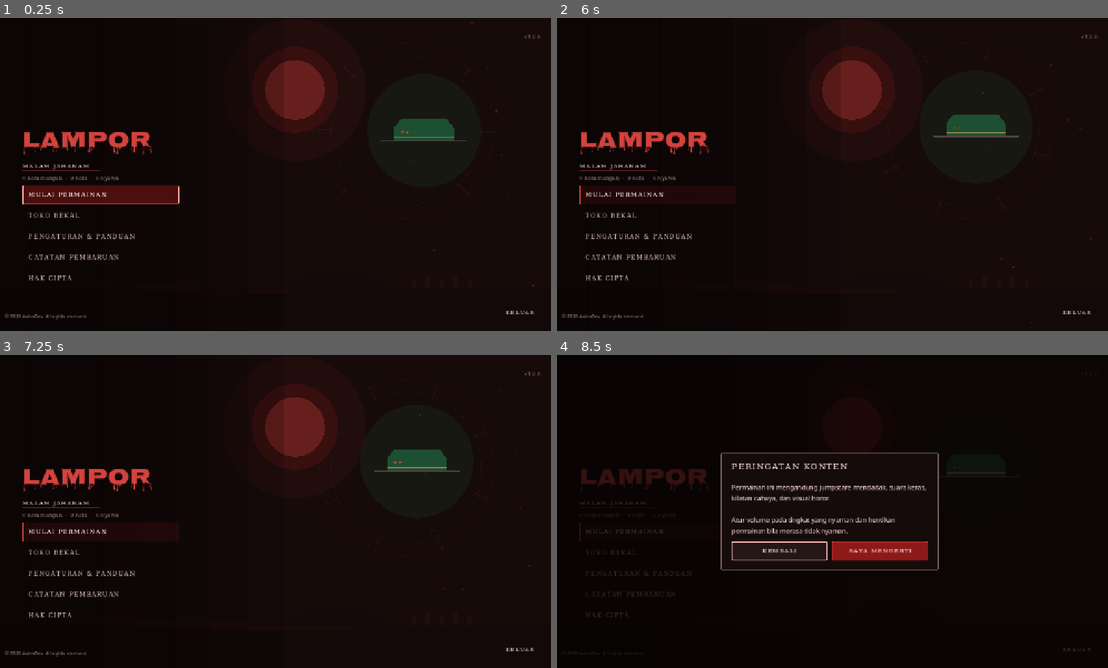
Above: before the commit, frames 1-4 (two rows, left to right).
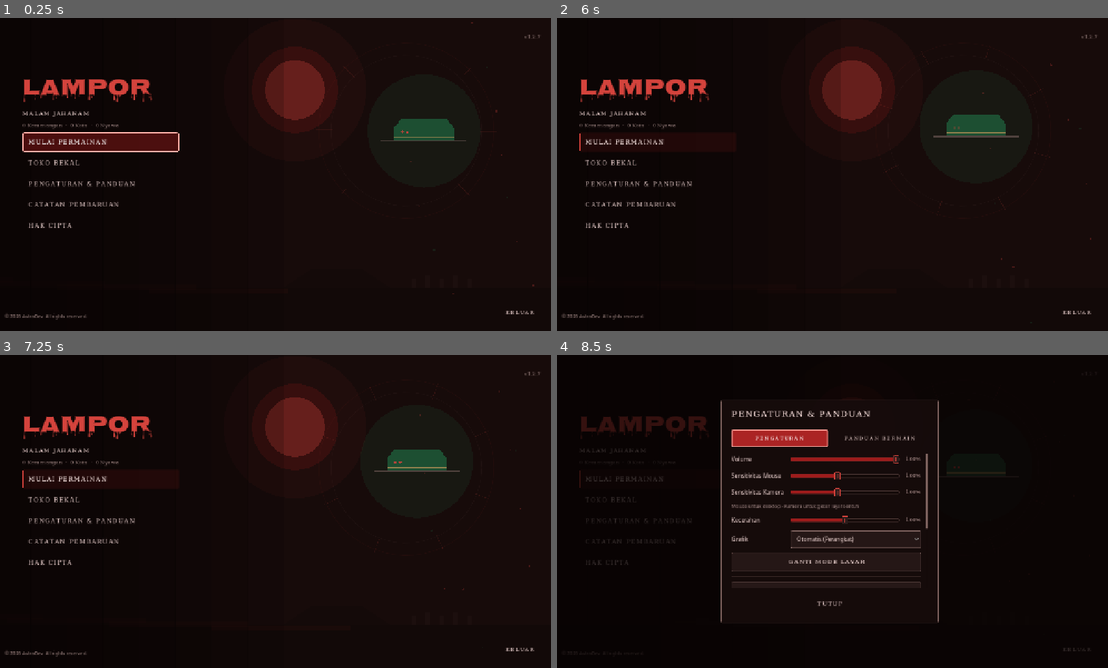
Above: after the commit, the same moments.

Repository: Reyofficial77/lampor
Game: Godot game, scene res://scenes/ui/MainMenu.tscn
Same seed, same stepped clock (60 frames per second), same inputs: the game is played once before the commit and once after it. Sound files missing from this copy of the repository are replaced by a short silence.
Inputs (mouse positions are in pixels of both pictures, inside the frame that each line leads up to):
- Up to frame 1 (0.25 s): no input
- Up to frame 2 (6 s): click "MULAI PERMAINAN" at 0.5 s; click "MULAI PERMAINAN" at 1.25 s; click "TOKO BEKAL" at 2 s; click "PENGATURAN & PANDUAN" at 2.75 s; click "CATATAN PEMBARUAN" at 3.5 s; click "HAK CIPTA" at 4.25 s; click "KELUAR" at 5 s; click "KEMBALI" at 5.75 s
- Up to frame 3 (7.25 s): tap Enter at 6.5 s; move the mouse to (396, 495) at 6.52 s; hold D (move_right) from 6.53 s (still down); hold G (drop_item) from 6.53 s (still down); click (396, 495) at 6.67 s; tap Space (jump) at 6.77 s
- Up to frame 4 (8.5 s): release D (move_right) at 7.25 s; release G (drop_item) at 7.25 s; drag from (716, 527) to (799, 574) at 7.27 s; tap Space (jump) at 8 s; move the mouse to (887, 442) at 8.02 s; hold D (move_right) from 8.03 s (still down); hold E (interact) from 8.03 s (still down)

The runs differ from the first frame. In frame 1, 5.5% of the frame differs, in the area x 4-98%, y 5-84%; in frame 2, 3.2%; in frame 3, 3.2%; in frame 4, 8.6%, in the area x 4-70%, y 14-86%.

Commit message:
Release v1.2.7

Diff:
--- a/project.godot
+++ b/project.godot
@@ -16,7 +16,7 @@
 
 config/name="LAMPOR: Malam Jahanam"
 config/description="Indonesian Folklore Horror Survival Game built with Godot Engine 4"
-config/version="1.2.6"
+config/version="1.2.7"
 run/main_scene="res://scenes/ui/MainMenu.tscn"
 config/features=PackedStringArray("4.7", "Forward Plus")
 config/icon="res://assets/icons/lampor_android_192x192.png"
--- a/scripts/autoload/UpdateManager.gd
+++ b/scripts/autoload/UpdateManager.gd
@@ -11,7 +11,7 @@
 const BRANCH: String = "main"
 const FULL_TREE_SYNC_VERSION: int = 1
 const PCK_COMPAT_GENERATION: int = 2
-const BUILD_COMMIT: String = "a0d04650082593714d3d5404b8e783ef74802a90"
+const BUILD_COMMIT: String = "9cc5e09a2e8a8b45e799d49cd0de81b975755384"
 const API_URL: String = "https://api.github.com/repos/Reyofficial77/lampor/commits/main"
 const ATOM_URL: String = "https://github.com/Reyofficial77/lampor/commits/main.atom"
 const ARCHIVE_URL: String = "https://codeload.github.com/Reyofficial77/lampor/zip/"
@@ -27,7 +27,16 @@
 const AUTO_CHECK_INTERVAL_SEC: float = 300.0
 const REQUIRED_UPDATE_FILES: PackedStringArray = ["project.godot", "scripts/autoload/UpdateManager.gd", "FIX_NOTES.md"]
 
-const BUNDLED_FIX_NOTES: String = """# LAMPOR v1.2.6
+const BUNDLED_FIX_NOTES: String = """# LAMPOR v1.2.7
+
+## v1.2.7
+
+- **Perbaikan Redeem Kode `LAMPORGIFT` & Alur Mulai Permainan di Mobile**:
+  - Memastikan tombol **SAYA MENGERTI** setelah **MULAI PERMAINAN** selalu membuka modal **PILIH TINGKAT KESULITAN** (pemilihan mode permainan) alih-alih kembali ke menu utama atau langsung melompat ke tutorial.
+  - Memperbaiki sinkronisasi skrip kode redeem pada pembaruan `.pck` serta normalisasi input keyboard virtual mobile sehingga kode `LAMPORGIFT` terbaca valid dan langsung memberikan hadiah koin.
+- **Penyederhanaan Antarmuka Minimalis & Fitur Lanjutkan Malam (Autosave)**:
+  - Merampingkan navigasi Menu Utama bergaya horor minimalis, menggabungkan modal **Pengaturan & Panduan** dalam tab terpadu, serta menyempurnakan tampilan `HUD`, `GameOverScreen`, `VictoryScreen`, `TutorialOverlay`, dan `InventorySlotUI`.
+  - Menambahkan sistem *autosave* progres permainan berjalan dan tombol **LANJUTKAN MALAM** di Menu Utama untuk melanjutkan sesi permainan sebelumnya.
 
 ## v1.2.6
 
@@ -50,9 +59,6 @@
 - **Fitur Tutorial Interaktif untuk Pemain Baru (Mode Easy) & Batas Aman Koin**:
   - Menambahkan sistem tutorial langkah-demi-langkah (7 tahap) pada mode `Easy` bagi pemain yang baru pertama kali berm …(307 unchanged characters)…
   - Menambahkan batas maksimum penyimpanan koin (`999.999.999`) untuk mencegah *integer overflow* (nilai koin menjadi negatif) saat menerima hadiah kemenangan atau kekalahan.
-- **Perbaikan Redeem Kode `LAMPORGIFT` & Alur Mulai Permainan di Mobile**:
-  - Memastikan tombol **SAYA MENGERTI** setelah **MULAI PERMAINAN** selalu membuka modal **PILIH TINGKAT KESULITAN** (pemilihan mode permainan) alih-alih kembali ke menu utama atau langsung melompat ke tutorial.
-  - Memperbaiki sinkronisasi skrip kode redeem pada pembaruan `.pck` serta normalisasi input keyboard virtual mobile sehingga kode `LAMPORGIFT` terbaca valid dan langsung memberikan hadiah koin.
 
 ## v1.2.5
 
--- a/scripts/systems/MainMenu.gd
+++ b/scripts/systems/MainMenu.gd
@@ -1,7 +1,7 @@
 class_name MainMenu
 extends Control
 
-const GAME_VERSION: String = "v1.2.6"
+const GAME_VERSION: String = "v1.2.7"
 const FALLBACK_REDEEM_CODES: Dictionary = {
 	"LAMPORGIFT": {"type": "coins", "quantity": 2500, "description": "hadiah untuk kalian!"}
 }
@@ -96,7 +96,10 @@
 	UpdateManager.up_to_date.connect(_on_update_up_to_date)
 	UpdateManager.fix_notes_updated.connect(_on_fix_notes_updated)
 	get_viewport().size_changed.connect(_apply_layout)
+	if main_content:
+		main_content.minimum_size_changed.connect(_sync_menu_anchor_position)
 	_apply_layout()
+	call_deferred("_apply_layout")
 	HorrorTheme.animate_surface_enter(menu_anchor)
 	if start_button:
 		start_button.call_deferred("grab_focus")
@@ -1354,7 +1357,7 @@
 	var left_pad: float = 24.0 if narrow else (34.0 if short_screen else 64.0)
 	var col_w: float = clampf(view_size.x - left_pad * 2.0, 260.0, 340.0) if narrow else clampf(view_size.x * 0.34, 280.0, 360.0)
 
-	title_label.add_theme_font_size_override("font_size", 32 if short_screen else (38 if narrow else 52))
+	title_label.add_theme_font_size_override("font_size", 30 if short_screen else (38 if narrow else 52))
 	subtitle_label.add_theme_font_size_override("font_size", 11 if short_screen else 13)
 	if stats_label:
 		stats_label.visible = not (short_screen and view_size.y < 380.0)
@@ -1363,7 +1366,7 @@
 
 	var menu_buttons: VBoxContainer = main_content.get_node("MenuButtons") as VBoxContainer
 	menu_buttons.add_theme_constant_override("separation", 2 if short_screen else 4)
-	var btn_h: float = 36.0 if (short_screen and view_size.y < 430.0) else 44.0
+	var btn_h: float = 34.0 if (short_screen and view_size.y < 430.0 and continue_button and continue_button.visible) else (36.0 if (short_screen and view_size.y < 430.0) else 44.0)
 	for button: Node in menu_buttons.get_children():
 		if button is Button:
 			var b: Button = button as Button
@@ -1372,13 +1375,7 @@
 
 	main_content.custom_minimum_size = Vector2(col_w, 0.0)
 	main_content.reset_size()
-	var content_h: float = main_content.get_combined_minimum_size().y
-	var top_y: float = maxf(24.0 if short_screen else 48.0, (view_size.y - content_h) * (0.62 if narrow else 0.50))
-	if narrow:
-		top_y = clampf(top_y, 24.0, maxf(24.0, view_size.y - content_h - 68.0))
-	menu_anchor.position = Vector2(left_pad, top_y)
-	menu_anchor.size = Vector2(col_w, content_h)
-	main_content.size = Vector2(col_w, content_h)
+	_sync_menu_anchor_position()
 
 	for d_btn: Button in difficulty_buttons:
 		if is_instance_valid(d_btn):
@@ -1418,8 +1415,29 @@
 		shop_scroll.custom_minimum_size.y = maxf(140.0, minf(310.0, view_size.y - 260.0))
 	if fix_notes_scroll:
 		fix_notes_scroll.custom_minimum_size.y = maxf(160.0, minf(450.0, view_size.y - 200.0))
+	_sync_menu_anchor_position()
 	if horror_backdrop:
 		horror_backdrop.queue_redraw()
+
+func _sync_menu_anchor_position() -> void:
+	if not menu_anchor or not main_content:
+		return
+	var view_size: Vector2 = get_viewport_rect().size
+	if view_size.x <= 0.0 or view_size.y <= 0.0:
+		view_size = Vector2(1280.0, 720.0)
+	var narrow: bool = view_size.x < 700.0
+	var short_screen: bool = view_size.y < 520.0
+	var left_pad: float = 24.0 if narrow else (34.0 if short_screen else 64.0)
+	var col_w: float = clampf(view_size.x - left_pad * 2.0, 260.0, 340.0) if narrow else clampf(view_size.x * 0.34, 280.0, 360.0)
+	var content_h: float = main_content.get_combined_minimum_size().y
+	var footer_clear: float = 44.0 if short_screen else (66.0 if narrow else 68.0)
+	var min_top: float = 16.0 if short_screen else 36.0
+	var avail_h: float = maxf(content_h, view_size.y - footer_clear)
+	var max_top: float = maxf(min_top, view_size.y - content_h - footer_clear)
+	var top_y: float = clampf((avail_h - content_h) * 0.44, min_top, max_top)
+	menu_anchor.position = Vector2(left_pad, top_y)
+	menu_anchor.size = Vector2(col_w, content_h)
+	main_content.size = Vector2(col_w, content_h)
 
 func _update_nightmare_status() -> void:
 	var unlocked: bool = GameManager.is_nightmare_unlocked()
Not shown, changed: FIX_NOTES.md
